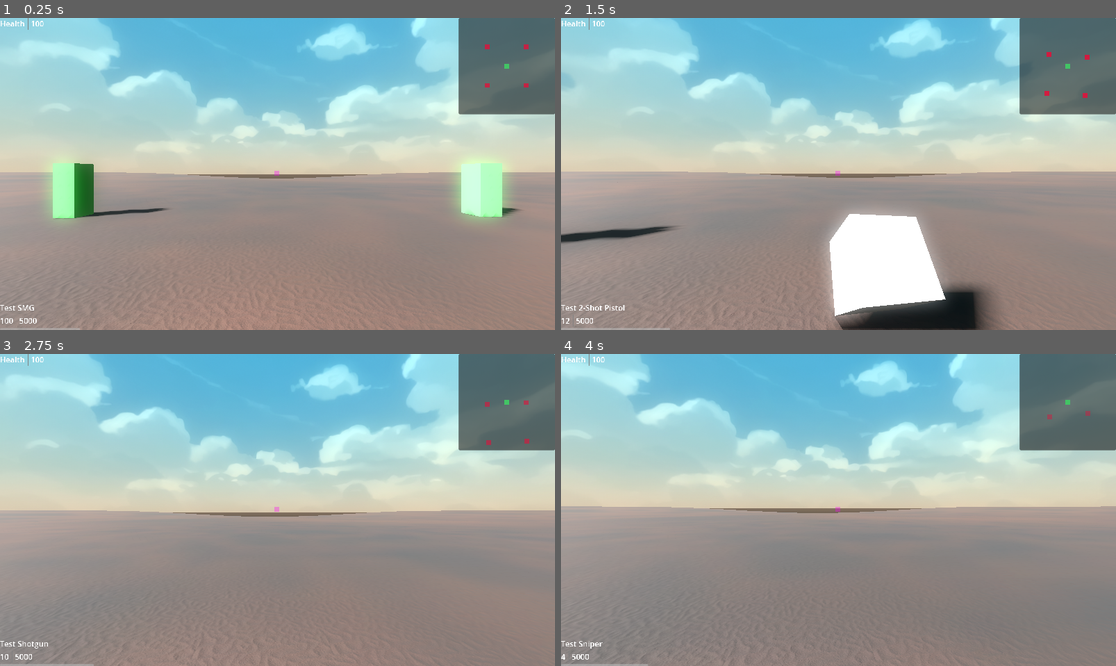
Above: before the commit, frames 1-4 (two rows, left to right).
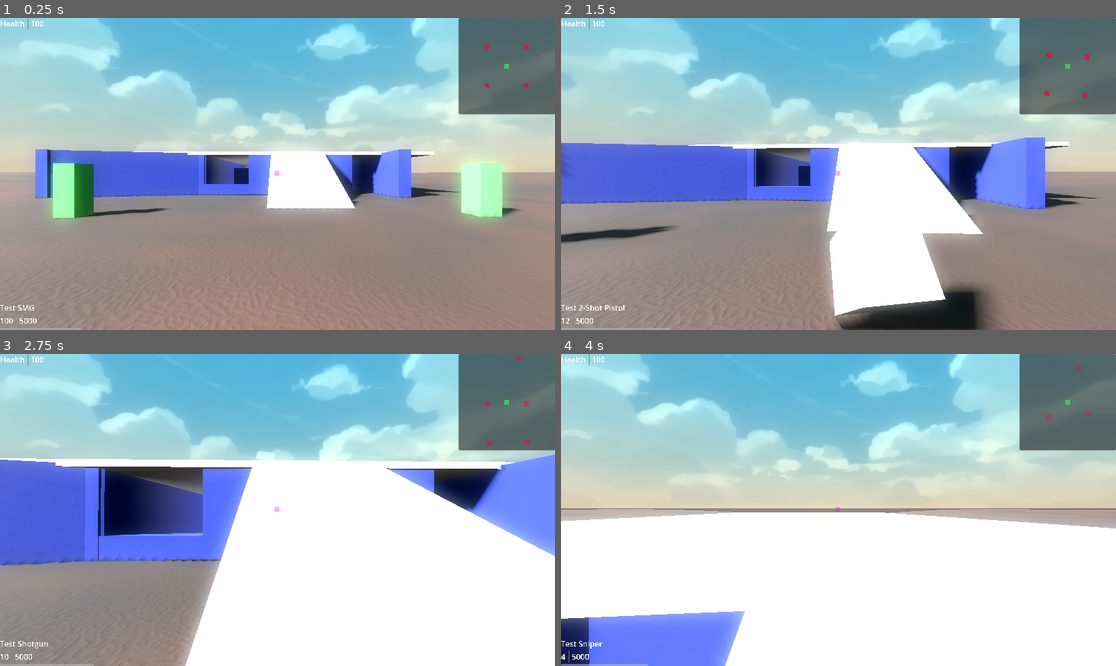
Above: after the commit, the same moments.

Repository: mabanana/FPS-Project-A
Game: Godot game, scene res://scene1.tscn
The game is run twice, just before and just after one commit, with the same random seed, the same clock (stepped at 60 frames per second) and the same inputs. Before the commit the project starts from res://test_scene.tscn.
Inputs (mouse positions are in pixels of both pictures, inside the frame that each line leads up to):
- Up to frame 1 (0.25 s): no input
- Up to frame 2 (1.5 s): tap Enter (ui_accept) at 0.5, 0.77 s; move the mouse to (866, 174) at 0.52 s; hold Q (drop_equip) 0.53-1.28 s; hold Up (ui_up) from 0.53 s (still down); move the mouse to (810, 174) at 1.27 s; tap 1 (hotkey_1) at 1.35 s
- Up to frame 3 (2.75 s): keep holding Up (ui_up); tap Enter (ui_accept) at 1.52 s; move the mouse to (288, 503) at 2.02 s; hold 2 (hotkey_2) from 2.03 s (still down)
- Up to frame 4 (4 s): keep holding Up (ui_up); move the mouse to (832, 516) at 2.77 s; release 2 (hotkey_2) at 2.78 s; tap 3 (hotkey_3) at 2.85 s; tap Enter (ui_accept) at 3.02, 3.77 s; move the mouse to (877, 513) at 3.52 s; hold 4 (hotkey_4) from 3.53 s (still down)

The runs differ from the first frame. In frame 1, 10% of the frame differs, in the area x 6-83%, y 41-63%; in frame 2, 19%; in frame 3, 54%, in the area x 0-100%, y 0-100%; in frame 4, 49%.

Commit message:
Create new scene

Diff:
--- a/project.godot
+++ b/project.godot
@@ -11,7 +11,7 @@
 [application]
 
 config/name="FPS Project A"
-run/main_scene="res://test_scene.tscn"
+run/main_scene="res://scene1.tscn"
 config/features=PackedStringArray("4.3", "Forward Plus")
 config/icon="res://icon.svg"
 
--- a/scene1.tscn
+++ b/scene1.tscn
@@ -1,6 +1,6 @@
-[gd_scene load_steps=19 format=3 uid="uid://cbn72isa03aii"]
-
-[ext_resource type="Script" path="res://game_scene.gd" id="1_bw17j"]
+[gd_scene load_steps=45 format=3 uid="uid://cbn72isa03aii"]
+
+[ext_resource type="Script" path="res://test_scene.gd" id="1_slrf8"]
 [ext_resource type="Texture2D" uid="uid://bvx06pup72xam" path="res://Stylized Sky Background (2).png" id="2_nfgm5"]
 [ext_resource type="Shader" path="res://test_shader.gdshader" id="3_ckenp"]
 [ext_resource type="FastNoiseLite" uid="uid://crqtqh0j2cenj" path="res://test_noise.tres" id="4_ubwnw"]
@@ -62,18 +62,106 @@
 [sub_resource type="BoxShape3D" id="BoxShape3D_smhec"]
 size = Vector3(600, 2, 600)
 
-[sub_resource type="StandardMaterial3D" id="StandardMaterial3D_nni6t"]
+[sub_resource type="StandardMaterial3D" id="StandardMaterial3D_viv11"]
 albedo_color = Color(0.088, 0.1408, 0.44, 1)
 
-[sub_resource type="BoxMesh" id="BoxMesh_ol702"]
-material = SubResource("StandardMaterial3D_nni6t")
-size = Vector3(1, 10, 10)
-
-[sub_resource type="ConcavePolygonShape3D" id="ConcavePolygonShape3D_jcmaf"]
-data = PackedVector3Array(-0.5, 5, 5, 0.5, 5, 5, -0.5, -5, 5, 0.5, 5, 5, 0.5, -5, 5, -0.5, -5, 5, 0.5, 5, -5, -0.5, 5, -5, 0.5, -5, -5, -0.5, 5, -5, -0.5, -5, -5, 0.5, -5, -5, 0.5, 5, 5, 0.5, 5, -5, 0.5, -5, 5, 0.5, 5, -5, 0.5, -5, -5, 0.5, -5, 5, -0.5, 5, -5, -0.5, 5, 5, -0.5, -5, -5, -0.5, 5, 5, -0.5, -5, 5, -0.5, -5, -5, 0.5, 5, 5, -0.5, 5, 5, 0.5, 5, -5, -0.5, 5, 5, -0.5, 5, -5, 0.5, 5, -5, -0.5, -5, 5, 0.5, -5, 5, -0.5, -5, -5, 0.5, -5, 5, 0.5, -5, -5, -0.5, -5, -5)
+[sub_resource type="BoxMesh" id="BoxMesh_1horj"]
+material = SubResource("StandardMaterial3D_viv11")
+size = Vector3(1, 4, 30)
+
+[sub_resource type="ConvexPolygonShape3D" id="ConvexPolygonShape3D_dugdm"]
+points = PackedVector3Array(-0.5, -2, -15, 0.5, -2, -15, -0.5, -2, 15, -0.5, 2, -15, 0.5, 2, -15, 0.5, -2, 15, -0.5, 2, 15, 0.5, 2, 15)
+
+[sub_resource type="StandardMaterial3D" id="StandardMaterial3D_71770"]
+albedo_color = Color(0.088, 0.1408, 0.44, 1)
+
+[sub_resource type="BoxMesh" id="BoxMesh_t10gd"]
+material = SubResource("StandardMaterial3D_71770")
+size = Vector3(1, 4, 25)
+
+[sub_resource type="ConvexPolygonShape3D" id="ConvexPolygonShape3D_b3ym4"]
+points = PackedVector3Array(-0.5, -2, -12.5, 0.5, -2, -12.5, -0.5, -2, 12.5, -0.5, 2, -12.5, 0.5, 2, -12.5, 0.5, -2, 12.5, -0.5, 2, 12.5, 0.5, 2, 12.5)
+
+[sub_resource type="StandardMaterial3D" id="StandardMaterial3D_c0ild"]
+albedo_color = Color(0.088, 0.1408, 0.44, 1)
+
+[sub_resource type="BoxMesh" id="BoxMesh_xpvca"]
+material = SubResource("StandardMaterial3D_c0ild")
+size = Vector3(1, 1, 5)
+
+[sub_resource type="ConvexPolygonShape3D" id="ConvexPolygonShape3D_5qbxp"]
+points = PackedVector3Array(0.5, 0.5, 2.5, 0.5, -0.5, 2.5, 0.5, 0.5, -2.5, -0.5, 0.5, 2.5, -0.5, -0.5, 2.5, 0.5, -0.5, -2.5, -0.5, 0.5, -2.5, -0.5, -0.5, -2.5)
+
+[sub_resource type="StandardMaterial3D" id="StandardMaterial3D_8ia5h"]
+albedo_color = Color(0.088, 0.1408, 0.44, 1)
+
+[sub_resource type="BoxMesh" id="BoxMesh_aht7r"]
+material = SubResource("StandardMaterial3D_8ia5h")
+size = Vector3(1, 4, 20)
+
+[sub_resource type="ConvexPolygonShape3D" id="ConvexPolygonShape3D_oancy"]
+points = PackedVector3Array(-0.5, -2, -10, 0.5, -2, -10, -0.5, -2, 10, -0.5, 2, -10, 0.5, 2, -10, 0.5, -2, 10, -0.5, 2, 10, 0.5, 2, 10)
+
+[sub_resource type="BoxMesh" id="BoxMesh_i4cal"]
+material = SubResource("StandardMaterial3D_viv11")
+size = Vector3(1, 4, 10)
+
+[sub_resource type="ConvexPolygonShape3D" id="ConvexPolygonShape3D_qf2pi"]
+points = PackedVector3Array(-0.5, -2, -5, 0.5, -2, -5, -0.5, -2, 5, -0.5, 2, -5, 0.5, 2, -5, 0.5, -2, 5, -0.5, 2, 5, 0.5, 2, 5)
+
+[sub_resource type="BoxMesh" id="BoxMesh_46gfj"]
+material = SubResource("StandardMaterial3D_viv11")
+size = Vector3(0.5, 3, 6)
+
+[sub_resource type="ConvexPolygonShape3D" id="ConvexPolygonShape3D_fqv0h"]
+points = PackedVector3Array(-0.25, -1.5, -3, 0.25, -1.5, -3, -0.25, -1.5, 3, -0.25, 1.5, -3, 0.25, 1.5, -3, 0.25, -1.5, 3, -0.25, 1.5, 3, 0.25, 1.5, 3)
+
+[sub_resource type="BoxMesh" id="BoxMesh_f0k7l"]
+material = SubResource("StandardMaterial3D_viv11")
+size = Vector3(0.5, 3, 3)
+
+[sub_resource type="ConvexPolygonShape3D" id="ConvexPolygonShape3D_3v1o4"]
+points = PackedVector3Array(0.25, 1.5, 1.5, -0.25, 1.5, 1.5, 0.25, -1.5, 1.5, 0.25, 1.5, -1.5, -0.25, 1.5, -1.5, -0.25, -1.5, 1.5, 0.25, -1.5, -1.5, -0.25, -1.5, -1.5)
+
+[sub_resource type="BoxMesh" id="BoxMesh_24c0u"]
+material = SubResource("StandardMaterial3D_8ia5h")
+size = Vector3(1, 4, 20)
+
+[sub_resource type="ConvexPolygonShape3D" id="ConvexPolygonShape3D_hrijy"]
+points = PackedVector3Array(-0.5, -2, -10, 0.5, -2, -10, -0.5, -2, 10, -0.5, 2, -10, 0.5, 2, -10, 0.5, -2, 10, -0.5, 2, 10, 0.5, 2, 10)
+
+[sub_resource type="BoxMesh" id="BoxMesh_tbs3g"]
+material = SubResource("StandardMaterial3D_viv11")
+size = Vector3(1, 4, 10)
+
+[sub_resource type="ConvexPolygonShape3D" id="ConvexPolygonShape3D_e3pfq"]
+points = PackedVector3Array(-0.5, -2, -5, 0.5, -2, -5, -0.5, -2, 5, -0.5, 2, -5, 0.5, 2, -5, 0.5, -2, 5, -0.5, 2, 5, 0.5, 2, 5)
+
+[sub_resource type="BoxMesh" id="BoxMesh_qk7sw"]
+material = SubResource("StandardMaterial3D_viv11")
+size = Vector3(0.5, 3, 6)
+
+[sub_resource type="ConvexPolygonShape3D" id="ConvexPolygonShape3D_j0tuq"]
+points = PackedVector3Array(-0.25, -1.5, -3, 0.25, -1.5, -3, -0.25, -1.5, 3, -0.25, 1.5, -3, 0.25, 1.5, -3, 0.25, -1.5, 3, -0.25, 1.5, 3, 0.25, 1.5, 3)
+
+[sub_resource type="ConvexPolygonShape3D" id="ConvexPolygonShape3D_8aqer"]
+points = PackedVector3Array(-0.25, -1.5, -3, 0.25, -1.5, -3, -0.25, -1.5, 3, -0.25, 1.5, -3, 0.25, 1.5, -3, 0.25, -1.5, 3, -0.25, 1.5, 3, 0.25, 1.5, 3)
+
+[sub_resource type="PrismMesh" id="PrismMesh_hm0a7"]
+left_to_right = 0.0
+size = Vector3(8, 4.1, 5)
+
+[sub_resource type="ConvexPolygonShape3D" id="ConvexPolygonShape3D_124x4"]
+points = PackedVector3Array(-4, -2.05, -2.5, -4, 2.05, -2.5, 4, -2.05, -2.5, -4, -2.05, 2.5, -4, 2.05, 2.5, 4, -2.05, 2.5)
+
+[sub_resource type="BoxMesh" id="BoxMesh_grk7r"]
+size = Vector3(50, 0.3, 35)
+
+[sub_resource type="ConvexPolygonShape3D" id="ConvexPolygonShape3D_sno28"]
+points = PackedVector3Array(-25, -0.15, -17.5, -25, 0.15, -17.5, 25, -0.15, -17.5, -25, -0.15, 17.5, -25, 0.15, 17.5, 25, 0.15, -17.5, 25, -0.15, 17.5, 25, 0.15, 17.5)
 
 [node name="Scene1" type="Node3D"]
-script = ExtResource("1_bw17j")
+script = ExtResource("1_slrf8")
 
 [node name="WorldEnvironment" type="WorldEnvironment" parent="."]
 environment = SubResource("Environment_nscj1")
@@ -120,12 +208,161 @@
 transform = Transform3D(1, 0, 0, 0, 1, 0, 0, 0, 1, 0, 2, 0)
 shape = SubResource("BoxShape3D_smhec")
 
-[node name="MeshInstance3D" type="MeshInstance3D" parent="Map"]
-transform = Transform3D(1, 0, 0, 0, 1, 0, 0, 0, 1, 26.4727, 8, 0)
-mesh = SubResource("BoxMesh_ol702")
-skeleton = NodePath("")
-
-[node name="StaticBody3D" type="StaticBody3D" parent="Map/MeshInstance3D"]
-
-[node name="CollisionShape3D" type="CollisionShape3D" parent="Map/MeshInstance3D/StaticBody3D"]
-shape = SubResource("ConcavePolygonShape3D_jcmaf")
+[node name="WalledArea" type="Node3D" parent="Map"]
+transform = Transform3D(-4.37114e-08, 0, -1, 0, 1, 0, 1, 0, -4.37114e-08, 5.93609, -0.165771, -89.085)
+
+[node name="MeshInstance3D" type="MeshInstance3D" parent="Map/WalledArea"]
+transform = Transform3D(1, 0, 0, 0, 1, 0, 0, 0, 1, 25.8645, 5.16577, 10.7266)
+mesh = SubResource("BoxMesh_1horj")
+skeleton = NodePath("")
+
+[node name="StaticBody3D" type="StaticBody3D" parent="Map/WalledArea/MeshInstance3D"]
+
+[node name="CollisionShape3D" type="CollisionShape3D" parent="Map/WalledArea/MeshInstance3D/StaticBody3D"]
+shape = SubResource("ConvexPolygonShape3D_dugdm")
+
+[node name="MeshInstance3D3" type="MeshInstance3D" parent="Map/WalledArea"]
+transform = Transform3D(-4.37114e-08, 0, -1, 0, 1, 0, 1, 0, -4.37114e-08, 56.9735, 5.16577, 13.4925)
+mesh = SubResource("BoxMesh_t10gd")
+skeleton = NodePath("")
+
+[node name="StaticBody3D" type="StaticBody3D" parent="Map/WalledArea/MeshInstance3D3"]
+
+[node name="CollisionShape3D" type="CollisionShape3D" parent="Map/WalledArea/MeshInstance3D3/StaticBody3D"]
+shape = SubResource("ConvexPolygonShape3D_b3ym4")
+
+[node name="MeshInstance3D4" type="MeshInstance3D" parent="Map/WalledArea"]
+transform = Transform3D(-1, 0, -8.74228e-08, 0, 1, 0, 8.74228e-08, 0, -1, 68.936, 3.66577, 10.9895)
+mesh = SubResource("BoxMesh_xpvca")
+skeleton = NodePath("")
+
+[node name="StaticBody3D" type="StaticBody3D" parent="Map/WalledArea/MeshInstance3D4"]
+
+[node name="CollisionShape3D" type="CollisionShape3D" parent="Map/WalledArea/MeshInstance3D4/StaticBody3D"]
+shape = SubResource("ConvexPolygonShape3D_5qbxp")
+
+[node name="MeshInstance3D5" type="MeshInstance3D" parent="Map/WalledArea"]
+transform = Transform3D(-4.37114e-08, 0, 2.3452, 0, 1, 0, -1, 0, -1.02512e-07, 48.9989, 5.16577, -4.50296)
+mesh = SubResource("BoxMesh_aht7r")
+skeleton = NodePath("")
+
+[node name="StaticBody3D" type="StaticBody3D" parent="Map/WalledArea/MeshInstance3D5"]
+
+[node name="CollisionShape3D" type="CollisionShape3D" parent="Map/WalledArea/MeshInstance3D5/StaticBody3D"]
+shape = SubResource("ConvexPolygonShape3D_oancy")
+
+[node name="MeshInstance3D2" type="MeshInstance3D" parent="Map/WalledArea"]
+transform = Transform3D(1, 0, 0, 0, 1, 0, 0, 0, 1, 68.938, 5.16577, 3.72662)
+mesh = SubResource("BoxMesh_i4cal")
+skeleton = NodePath("")
+
+[node name="StaticBody3D" type="StaticBody3D" parent="Map/WalledArea/MeshInstance3D2"]
+
+[node name="CollisionShape3D" type="CollisionShape3D" parent="Map/WalledArea/MeshInstance3D2/StaticBody3D"]
+shape = SubResource("ConvexPolygonShape3D_qf2pi")
+
+[node name="MeshInstance3D6" type="MeshInstance3D" parent="Map/WalledArea"]
+transform = Transform3D(1, 0, 0, 0, 1, 0, 0, 0, 1, 59.938, 4.66577, -1.01334)
+mesh = SubResource("BoxMesh_46gfj")
+skeleton = NodePath("")
+
+[node name="StaticBody3D" type="StaticBody3D" parent="Map/WalledArea/MeshInstance3D6"]
+
+[node name="CollisionShape3D" type="CollisionShape3D" parent="Map/WalledArea/MeshInstance3D6/StaticBody3D"]
+shape = SubResource("ConvexPolygonShape3D_fqv0h")
+
+[node name="MeshInstance3D7" type="MeshInstance3D" parent="Map/WalledArea"]
+transform = Transform3D(1, 0, 0, 0, 1, 0, 0, 0, 1, 55.938, 4.66577, 11.743)
+mesh = SubResource("BoxMesh_f0k7l")
+skeleton = NodePath("")
+
+[node name="StaticBody3D" type="StaticBody3D" parent="Map/WalledArea/MeshInstance3D7"]
+
+[node name="CollisionShape3D" type="CollisionShape3D" parent="Map/WalledArea/MeshInstance3D7/StaticBody3D"]
+shape = SubResource("ConvexPolygonShape3D_3v1o4")
+
+[node name="MeshInstance3D8" type="MeshInstance3D" parent="Map/WalledArea"]
+transform = Transform3D(-4.37114e-08, 0, 2.3452, 0, 1, 0, -1, 0, -1.02512e-07, 48.9989, 5.16577, 25.2695)
+mesh = SubResource("BoxMesh_24c0u")
+skeleton = NodePath("")
+
+[node name="StaticBody3D" type="StaticBody3D" parent="Map/WalledArea/MeshInstance3D8"]
+
+[node name="CollisionShape3D" type="CollisionShape3D" parent="Map/WalledArea/MeshInstance3D8/StaticBody3D"]
+shape = SubResource("ConvexPolygonShape3D_hrijy")
+
+[node name="MeshInstance3D9" type="MeshInstance3D" parent="Map/WalledArea"]
+transform = Transform3D(0.971924, 0, 0.304996, 0, 1, 0, -0.235295, 0, 1.25984, 70.3566, 5.16577, 19.2886)
+mesh = SubResource("BoxMesh_tbs3g")
+skeleton = NodePath("")
+
+[node name="StaticBody3D" type="StaticBody3D" parent="Map/WalledArea/MeshInstance3D9"]
+
+[node name="CollisionShape3D" type="CollisionShape3D" parent="Map/WalledArea/MeshInstance3D9/StaticBody3D"]
+shape = SubResource("ConvexPolygonShape3D_e3pfq")
+
+[node name="MeshInstance3D10" type="MeshInstance3D" parent="Map/WalledArea"]
+transform = Transform3D(1, 0, 0, 0, 1, 0, 0, 0, 1, 44.7417, 4.66577, 10.01)
+mesh = SubResource("BoxMesh_qk7sw")
+skeleton = NodePath("")
+
+[node name="StaticBody3D" type="StaticBody3D" parent="Map/WalledArea/MeshInstance3D10"]
+
+[node name="CollisionShape3D" type="CollisionShape3D" parent="Map/WalledArea/MeshInstance3D10/StaticBody3D"]
+shape = SubResource("ConvexPolygonShape3D_j0tuq")
+
+[node name="MeshInstance3D11" type="MeshInstance3D" parent="Map/WalledArea"]
+transform = Transform3D(1.01958, 0, 0, 0, 1.01958, 0, 0, 0, 1.43567, 44.7417, 4.69514, 0.28109)
+mesh = SubResource("BoxMesh_qk7sw")
+skeleton = NodePath("")
+
+[node name="StaticBody3D" type="StaticBody3D" parent="Map/WalledArea/MeshInstance3D11"]
+
+[node name="CollisionShape3D" type="CollisionShape3D" parent="Map/WalledArea/MeshInstance3D11/StaticBody3D"]
+shape = SubResource("ConvexPolygonShape3D_8aqer")
+
+[node name="Node3D" type="Node3D" parent="Map/WalledArea"]
+transform = Transform3D(1, 0, 0, 0, 1, 0, 0, 0, 1, 0, 0.35187, 0)
+
+[node name="MeshInstance3D12" type="MeshInstance3D" parent="Map/WalledArea/Node3D"]
+transform = Transform3D(1, 0, 0, 0, 1, 0, 0, 0, 1, 73.6185, 4.93148, 4.04195)
+mesh = SubResource("PrismMesh_hm0a7")
+skeleton = NodePath("../..")
+
+[node name="StaticBody3D" type="StaticBody3D" parent="Map/WalledArea/Node3D/MeshInstance3D12"]
+
+[node name="CollisionShape3D" type="CollisionShape3D" parent="Map/WalledArea/Node3D/MeshInstance3D12/StaticBody3D"]
+shape = SubResource("ConvexPolygonShape3D_124x4")
+
+[node name="MeshInstance3D" type="MeshInstance3D" parent="Map/WalledArea/Node3D"]
+transform = Transform3D(1, 0, 0, 0, 1, 0, 0, 0, 1, 44.7101, 6.81195, 8.50901)
+mesh = SubResource("BoxMesh_grk7r")
+
+[node name="StaticBody3D" type="StaticBody3D" parent="Map/WalledArea/Node3D/MeshInstance3D"]
+
+[node name="CollisionShape3D" type="CollisionShape3D" parent="Map/WalledArea/Node3D/MeshInstance3D/StaticBody3D"]
+shape = SubResource("ConvexPolygonShape3D_sno28")
+
+[node name="OmniLight3D" type="OmniLight3D" parent="Map/WalledArea"]
+transform = Transform3D(-4.37114e-08, 0, -1, 0, 1, 0, 1, 0, -4.37114e-08, 54.814, 6.17881, 6.7859)
+omni_range = 15.157
+omni_attenuation = -0.143
+
+[node name="OmniLight3D2" type="OmniLight3D" parent="Map/WalledArea"]
+transform = Transform3D(-4.37114e-08, 0, -1, 0, 1, 0, 1, 0, -4.37114e-08, 54.814, 6.17881, 20.4774)
+omni_range = 15.157
+omni_attenuation = -0.143
+
+[node name="OmniLight3D3" type="OmniLight3D" parent="Map/WalledArea"]
+transform = Transform3D(-4.37114e-08, 0, -1, 0, 1, 0, 1, 0, -4.37114e-08, 32.3459, 6.17881, 10.1302)
+omni_range = 15.157
+omni_attenuation = -0.143
+
+[node name="Marker3D" type="Marker3D" parent="Map/WalledArea"]
+transform = Transform3D(-4.37114e-08, 0, -1, 0, 1, 0, 1, 0, -4.37114e-08, 37.7327, 3.90285, 10.1302)
+
+[node name="Marker3D2" type="Marker3D" parent="Map/WalledArea"]
+transform = Transform3D(-4.37114e-08, 0, -1, 0, 1, 0, 1, 0, -4.37114e-08, 37.7327, 3.90285, 19.4344)
+
+[node name="Marker3D3" type="Marker3D" parent="Map/WalledArea"]
+transform = Transform3D(-4.37114e-08, 0, -1, 0, 1, 0, 1, 0, -4.37114e-08, 55.272, 3.90277, -0.946755)
--- a/target_dummy.tscn
+++ b/target_dummy.tscn
@@ -13,7 +13,7 @@
 size = Vector3(1, 3, 1)
 
 [node name="Target Dummy" type="CharacterBody3D"]
-transform = Transform3D(1, 0, 0, 0, 1, 0, 0, 0, 1, 10, 1.5, 0)
+transform = Transform3D(1, 0, 0, 0, 1, 0, 0, 0, 1, 0, 1.5, 0)
 script = ExtResource("1_m54oy")
 
 [node name="MeshInstance3D" type="MeshInstance3D" parent="."]
--- a/test_scene.gd
+++ b/test_scene.gd
@@ -17,5 +17,8 @@
 
 	_add_entity_to_map(EntityMetadataModel.EntityType.TARGET_DUMMY, Vector3(-10,1,10))
 	_add_entity_to_map(EntityMetadataModel.EntityType.TARGET_DUMMY, Vector3(10,1,-10))
-	_add_entity_to_map(EntityMetadataModel.EntityType.TARGET_DUMMY, Vector3(10,1,10))
-	_add_entity_to_map(EntityMetadataModel.EntityType.TARGET_DUMMY, Vector3(-10,1,-10))
+	_add_entity_to_map(EntityMetadataModel.EntityType.TARGET_DUMMY, Vector3(10,01,10))
+	_add_entity_to_map(EntityMetadataModel.EntityType.TARGET_DUMMY, Vector3(-10,01,-10))
+	for marker in $Map/WalledArea.get_children():
+		if marker is Marker3D:
+			_add_entity_to_map(EntityMetadataModel.EntityType.TARGET_DUMMY, marker.global_position)
